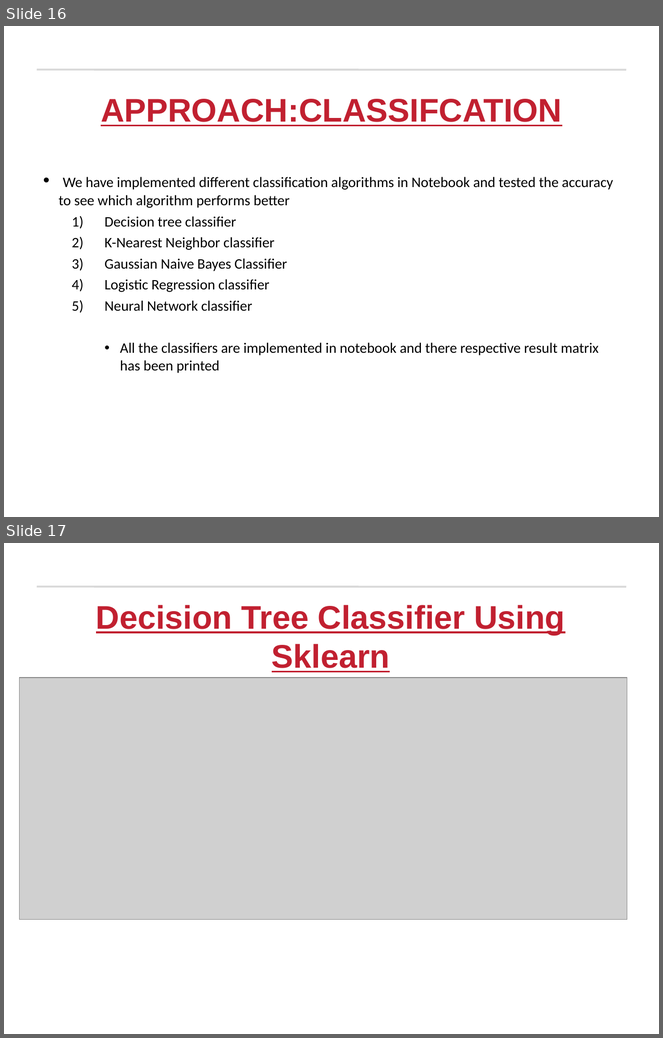
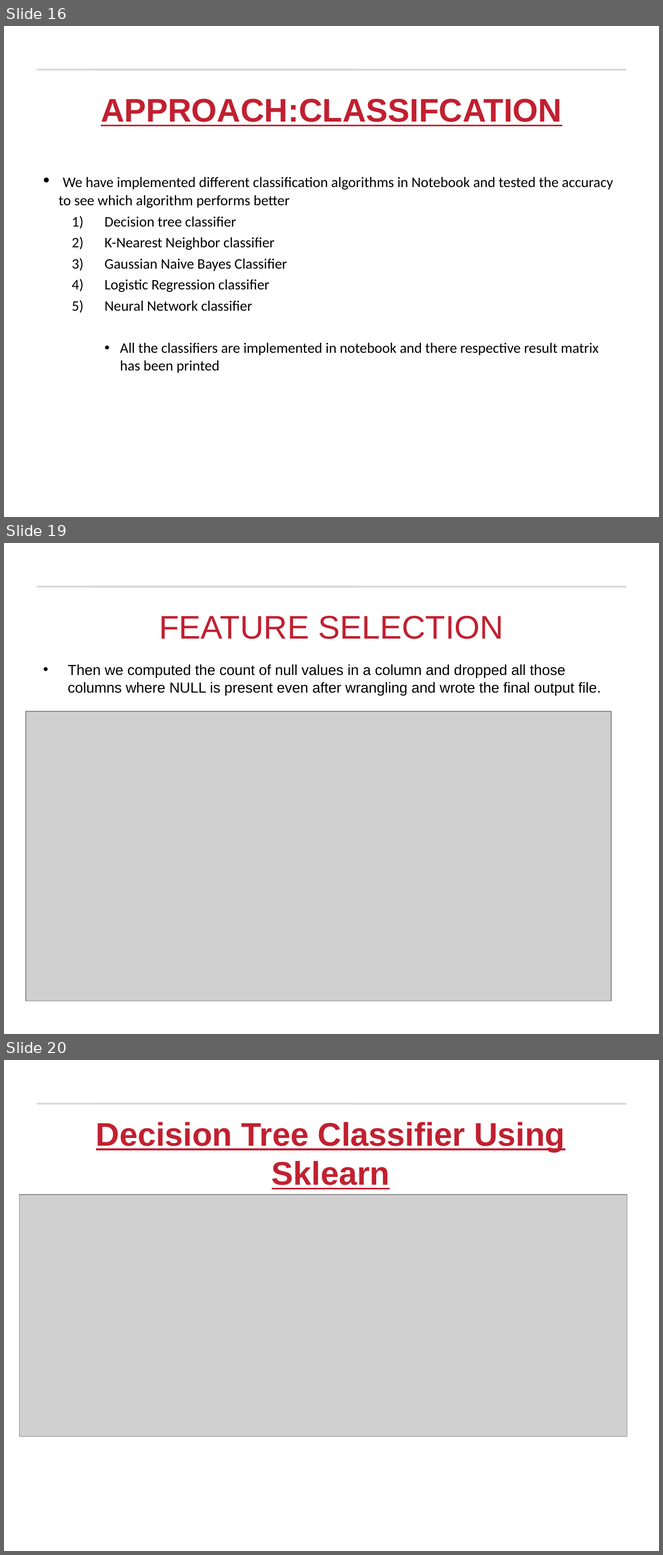
Before and after one commit to prashantvikramsingh/FAERS-FinalProject, a slide deck: Team_1_FinalProject.ppt. Shown one above the other, each under a label of ours: slides 16 and 17 before the commit, slides 16, 19 and 20 after it; the slides between them are not shown. The pictures are 663x1038 and 663x1555 pixels, drawn with LibreOffice and Linux fonts; fonts in the diff are those of the drawing; grey boxes stand for pictures; background and template pictures are left out. Boxes give left, top, right and bottom in pixels: in the first picture for what was removed or moved away, otherwise in the second. Text is boxed around its words. In the diff, an @@ line names an element or a change of style, - is before the commit and + after.

```diff
--- a/Team_1_FinalProject.ppt
+++ b/Team_1_FinalProject.ppt
@@ slide 19 added at (4, 543, 659, 1034), background #FFFFFF; not listed: 1 template element that a slide beside it also shows @@
@@ title added at (159, 616, 504, 639), 36 pt, text #C12030 @@
+FEATURE SELECTION
@@ text added at (68, 664, 601, 695), 16 pt, text #000000 @@
+• Then we computed the count of null values in a column and dropped all those columns where NULL is present even after wrangling and wrote the final output file.
@@ picture added at (26, 711, 611, 1001) @@
@@ what was slide 17 is now slide 20 @@
```
Also in this commit, not shown: 2 other slides added.
